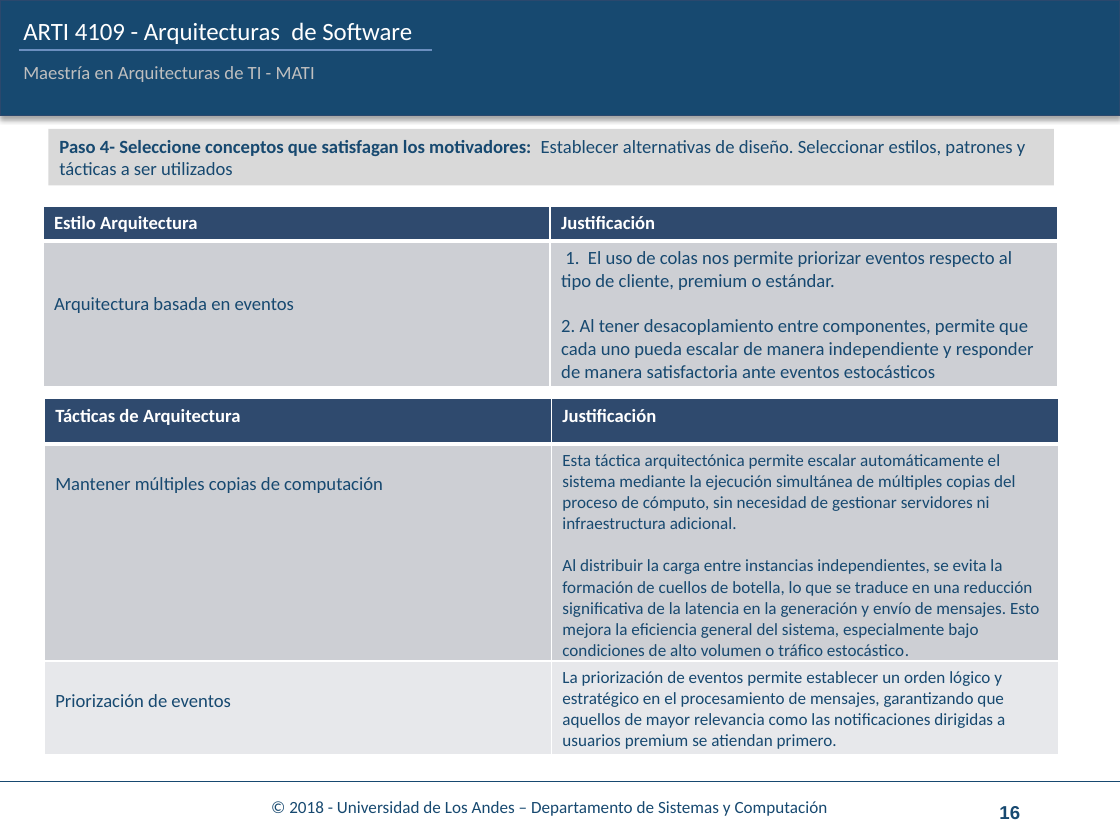
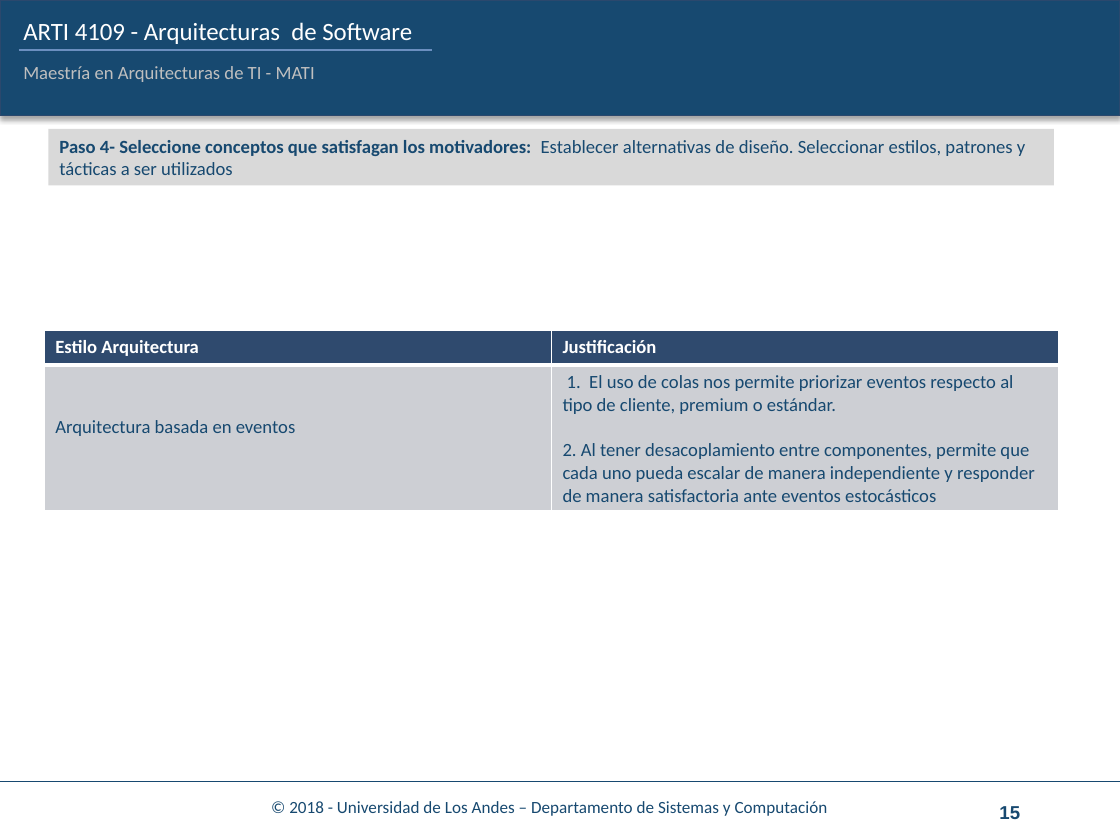
Before and after one commit to juanforo31/Reto1_ASRs_Grupo5, a slide deck: slide 15 of Cuaderno_trabajo/ARTI-4109-4-CuadernoTrabajo-Reto1_desarrollo.pptx (slide 16 before the commit). Drawn at 1120x840 pixels with LibreOffice and Linux fonts; fonts in the diff are those of the drawing; background and template pictures are left out. Boxes give left, top, right and bottom in pixels: in the first picture for what was removed or moved away, otherwise in the second. Text is boxed around its words. In the diff, an @@ line names an element or a change of style, - is before the commit and + after.

```diff
--- a/Cuaderno_trabajo/ARTI-4109-4-CuadernoTrabajo-Reto1_desarrollo.pptx
+++ b/Cuaderno_trabajo/ARTI-4109-4-CuadernoTrabajo-Reto1_desarrollo.pptx
@@ table: place and size @@
-table at (43,206,1057,386)
+table at (44,330,1058,511)
@@ table removed at (44,399,1058,754), 3 rows, 2 columns @@
-Tácticas de Arquitectura | Justificación
-Mantener múltiples copias de computación | Esta táctica arquitectónica permite escalar automáticamente el sistema mediante la ejecución simultánea de múltiples copias del proceso de cómputo, sin necesidad de gestionar servidores ni infraestructura adicional. / Al distribuir la carga entre instancias independientes, se evita la formación de cuellos de botella, lo que se traduce en una reducción significativa de la latencia en la generación y envío de mensajes. Esto mejora la eficiencia general del sistema, especialmente bajo condiciones de alto volumen o tráfico estocástico.
-Priorización de eventos | La priorización de eventos permite establecer un orden lógico y estratégico en el procesamiento de mensajes, garantizando que aquellos de mayor relevancia como las notificaciones dirigidas a usuarios premium se atiendan primero.
@@ page number at (999,806,1020,819): text changed @@
-16
+15
```
Also in this commit, not shown: 11 other slides changed, 3 slides added, 2 slides removed, 2 other files.
